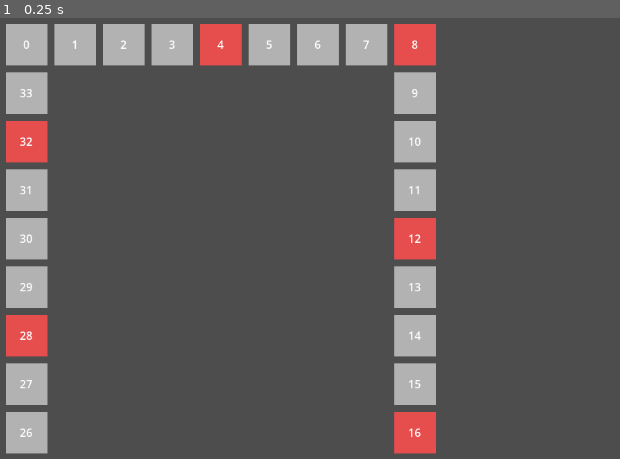
Above: before the commit, frame 1.
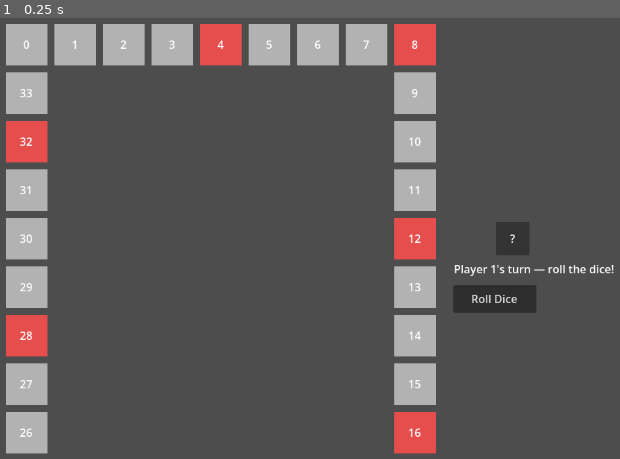
Above: after the commit, the same moment.

Repository: Zephyrdoestech/Pinoy-Party
Game: Godot game, scene res://scenes/Game.tscn
The game is run twice, just before and just after one commit, with the same random seed, the same clock (stepped at 60 frames per second) and the same inputs.
Inputs:
- Up to frame 1 (0.25 s): no input

The runs differ from the first frame. In frame 1, 1.4% of the frame differs, in the area x 73-100%, y 46-67%.
Error after the commit: Invalid access to property or key 'movement_finished' on a base object of type 'Node2D (player_token.gd)'. (res://scenes/Game.gd:26)

Commit message:
Wire FSM into the live scene + remove legacy tile handler

Diff:
--- a/pinoy-party/project.godot
+++ b/pinoy-party/project.godot
@@ -11,7 +11,7 @@
 [application]
 
 config/name="PinoyParty"
-run/main_scene="uid://dg4tvnfiuotde"
+run/main_scene="res://scenes/Game.tscn"
 config/features=PackedStringArray("4.6", "Forward Plus")
 config/icon="res://icon.svg"
 
@@ -28,6 +28,29 @@
 
 enabled=PackedStringArray("res://addons/copilot-advanced/plugin.cfg")
 
+[input]
+
+p1_jump={
+"deadzone": 0.2,
+"events": [Object(InputEventKey,"resource_local_to_scene":false,"resource_name":"","device":-1,"window_id":0,"alt_pressed":false,"shift_pressed":false,"ctrl_pressed":false,"meta_pressed":false,"pressed":false,"keycode":0,"physical_keycode":49,"key_label":0,"unicode":49,"location":0,"echo":false,"script":null)
+]
+}
+p2_jump={
+"deadzone": 0.2,
+"events": [Object(InputEventKey,"resource_local_to_scene":false,"resource_name":"","device":-1,"window_id":0,"alt_pressed":false,"shift_pressed":false,"ctrl_pressed":false,"meta_pressed":false,"pressed":false,"keycode":0,"physical_keycode":50,"key_label":0,"unicode":50,"location":0,"echo":false,"script":null)
+]
+}
+p3_jump={
+"deadzone": 0.2,
+"events": [Object(InputEventKey,"resource_local_to_scene":false,"resource_name":"","device":-1,"window_id":0,"alt_pressed":false,"shift_pressed":false,"ctrl_pressed":false,"meta_pressed":false,"pressed":false,"keycode":0,"physical_keycode":51,"key_label":0,"unicode":51,"location":0,"echo":false,"script":null)
+]
+}
+p4_jump={
+"deadzone": 0.2,
+"events": [Object(InputEventKey,"resource_local_to_scene":false,"resource_name":"","device":-1,"window_id":0,"alt_pressed":false,"shift_pressed":false,"ctrl_pressed":false,"meta_pressed":false,"pressed":false,"keycode":0,"physical_keycode":52,"key_label":0,"unicode":52,"location":0,"echo":false,"script":null)
+]
+}
+
 [physics]
 
 3d/physics_engine="Jolt Physics"
--- a/pinoy-party/scenes/Game.gd
+++ b/pinoy-party/scenes/Game.gd
@@ -6,6 +6,7 @@
 @onready var dice: Node2D = $Dice
 @onready var roll_button: Button = $UI/RollButton
 @onready var turn_label: Label = $UI/TurnLabel
+@onready var state_machine: StateMachine = $StateMachine
 
 var tokens: Array[Node2D] = []
 
@@ -13,27 +14,36 @@
 	_spawn_tokens()
 	roll_button.pressed.connect(_on_roll_pressed)
 	EventBus.turn_started.connect(_on_turn_started)
-	EventBus.tile_landed.connect(_on_tile_landed)
-	GameManager.start_turn()
+	EventBus.player_moved.connect(_on_player_moved)
+	# StateMachine auto-starts itself via call_deferred in its own _ready().
+	# No need to call GameManager.start_turn() manually anymore — State_StartTurn does it.
 
 func _spawn_tokens() -> void:
 	for i in Constants.MAX_PLAYERS:
 		var token: Node2D = player_token_scene.instantiate()
 		add_child(token)
 		token.setup(i, board)
+		token.movement_finished.connect(_on_token_movement_finished)
 		tokens.append(token)
 
+func _on_token_movement_finished(player_index: int) -> void:
+	EventBus.movement_finished.emit(player_index)
+
 func _on_roll_pressed() -> void:
-	# Only allow rolling during the ROLLING state, matches GameManager's state machine.
-	if GameManager.state == Enums.GameState.ROLLING:
-		dice.roll()
+	# Guard now lives implicitly in State_WaitingForDice — it only listens
+	# for dice_rolled while it's the active state, so a stray click while
+	# in another state is harmless (dice.roll() just won't have a listener
+	# waiting on EventBus.dice_rolled yet).
+	dice.roll()
+
+func _unhandled_input(event: InputEvent) -> void:
+	if event.is_action_pressed("ui_accept"):
+		_on_roll_pressed()
 
 func _on_turn_started(player_index: int) -> void:
 	var player_name: String = GameManager.players[player_index]["name"]
 	turn_label.text = "%s's turn — roll the dice!" % player_name
 
-func _on_tile_landed(player_index: int, tile_type: int) -> void:
-	# TODO: when tile_type == Enums.TileType.GAME_TRIGGER, call SceneLoader.go_to_minigame(Utils.random_minigame())
-	# and resolve via GameManager.on_minigame_finished(scores) when that scene returns.
-	if tile_type == Enums.TileType.BLANK:
-		GameManager.on_minigame_finished({})  # no score change, just advances the turn
+func _on_player_moved(player_index: int, new_tile_index: int) -> void:
+	# Tell the token to actually animate to its new tile.
+	tokens[player_index].move_to(new_tile_index)
--- a/pinoy-party/scenes/Game.tscn
+++ b/pinoy-party/scenes/Game.tscn
@@ -1,30 +1,53 @@
-[gd_scene load_steps=4 format=3]
+[gd_scene format=3 uid="uid://otttrk2nbig1"]
 
-[ext_resource type="Script" path="res://scenes/Game.gd" id="1"]
+[ext_resource type="Script" uid="uid://c2cj55loirgyr" path="res://scenes/Game.gd" id="1"]
 [ext_resource type="PackedScene" uid="uid://dg4tvnfiuotde" path="res://scenes/board/Board.tscn" id="2"]
 [ext_resource type="PackedScene" uid="uid://bwhqvetc7jop" path="res://scenes/board/Dice.tscn" id="3"]
+[ext_resource type="Script" uid="uid://cc13jfm2miomd" path="res://scripts/state_machine/StateMachine.gd" id="4_g4kob"]
+[ext_resource type="Script" uid="uid://dr16xx150qr43" path="res://scripts/state_machine/states/State_StartTurn.gd" id="5_qy1jj"]
+[ext_resource type="Script" uid="uid://c4grj3vp5v4vj" path="res://scripts/state_machine/states/State_WaitingForDice.gd" id="6_3xj3m"]
+[ext_resource type="Script" uid="uid://dbpgmhuso24j4" path="res://scripts/state_machine/states/State_Moving.gd" id="7_mcffj"]
+[ext_resource type="Script" uid="uid://bj3xox6d6dtr7" path="res://scripts/state_machine/states/State_TileEvent.gd" id="8_2rd6h"]
+[ext_resource type="Script" uid="uid://bn08v1ospija" path="res://scripts/state_machine/states/State_EndTurn.gd" id="9_7ua8r"]
 
-[node name="Game" type="Node2D"]
+[node name="Game" type="Node2D" unique_id=1768686812]
 script = ExtResource("1")
 
-[node name="Board" parent="." instance=ExtResource("2")]
-position = Vector2(80, 80)
+[node name="Board" parent="." unique_id=596197397 instance=ExtResource("2")]
 
-[node name="Dice" parent="." instance=ExtResource("3")]
-position = Vector2(700, 500)
+[node name="Dice" parent="." unique_id=1631070114 instance=ExtResource("3")]
+position = Vector2(751, 330)
 
-[node name="UI" type="CanvasLayer" parent="."]
+[node name="StateMachine" type="Node" parent="." unique_id=325733774]
+script = ExtResource("4_g4kob")
 
-[node name="RollButton" type="Button" parent="UI"]
-offset_left = 650.0
-offset_top = 560.0
-offset_right = 770.0
-offset_bottom = 600.0
+[node name="State_StartTurn" type="Node" parent="StateMachine" unique_id=225854834]
+script = ExtResource("5_qy1jj")
+
+[node name="State_WaitingForDice" type="Node" parent="StateMachine" unique_id=1410166557]
+script = ExtResource("6_3xj3m")
+
+[node name="State_Moving" type="Node" parent="StateMachine" unique_id=641704453]
+script = ExtResource("7_mcffj")
+
+[node name="State_TileEvent" type="Node" parent="StateMachine" unique_id=976155286]
+script = ExtResource("8_2rd6h")
+
+[node name="State_EndTurn" type="Node" parent="StateMachine" unique_id=367614282]
+script = ExtResource("9_7ua8r")
+
+[node name="UI" type="CanvasLayer" parent="." unique_id=1591574041]
+
+[node name="RollButton" type="Button" parent="UI" unique_id=1905049191]
+offset_left = 665.0
+offset_top = 397.0
+offset_right = 785.0
+offset_bottom = 437.0
 text = "Roll Dice"
 
-[node name="TurnLabel" type="Label" parent="UI"]
-offset_left = 650.0
-offset_top = 520.0
-offset_right = 900.0
-offset_bottom = 550.0
+[node name="TurnLabel" type="Label" parent="UI" unique_id=1571825726]
+offset_left = 666.0
+offset_top = 362.0
+offset_right = 916.0
+offset_bottom = 392.0
 text = "Waiting..."
